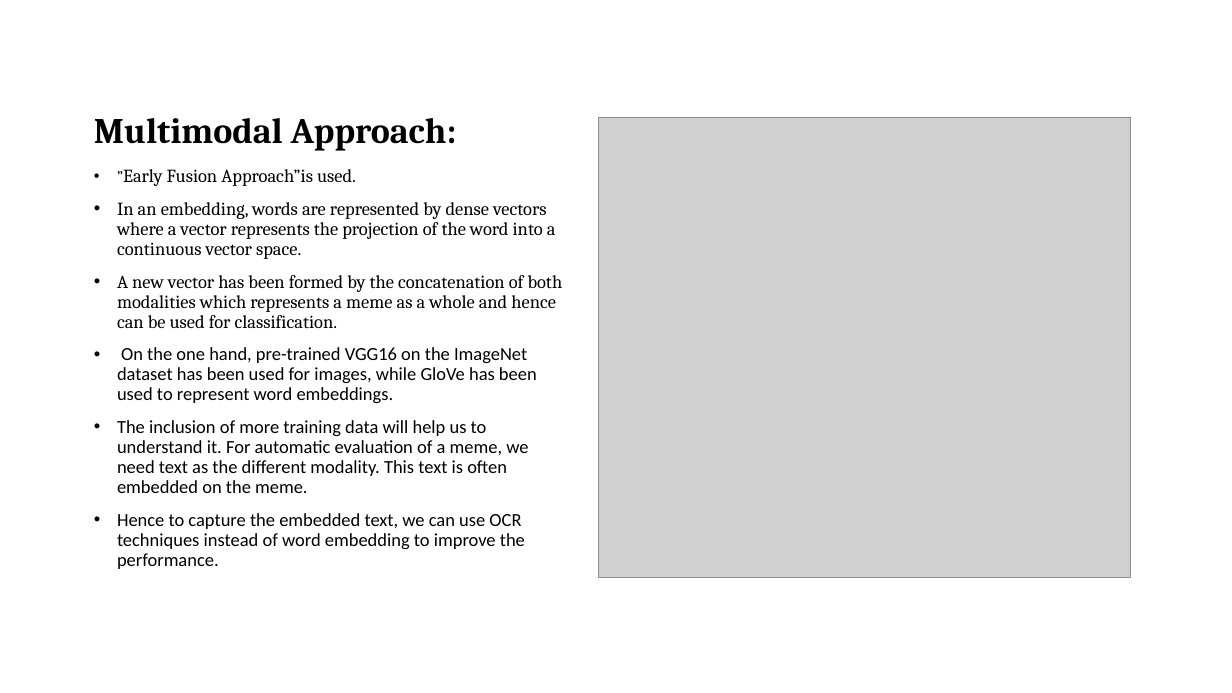
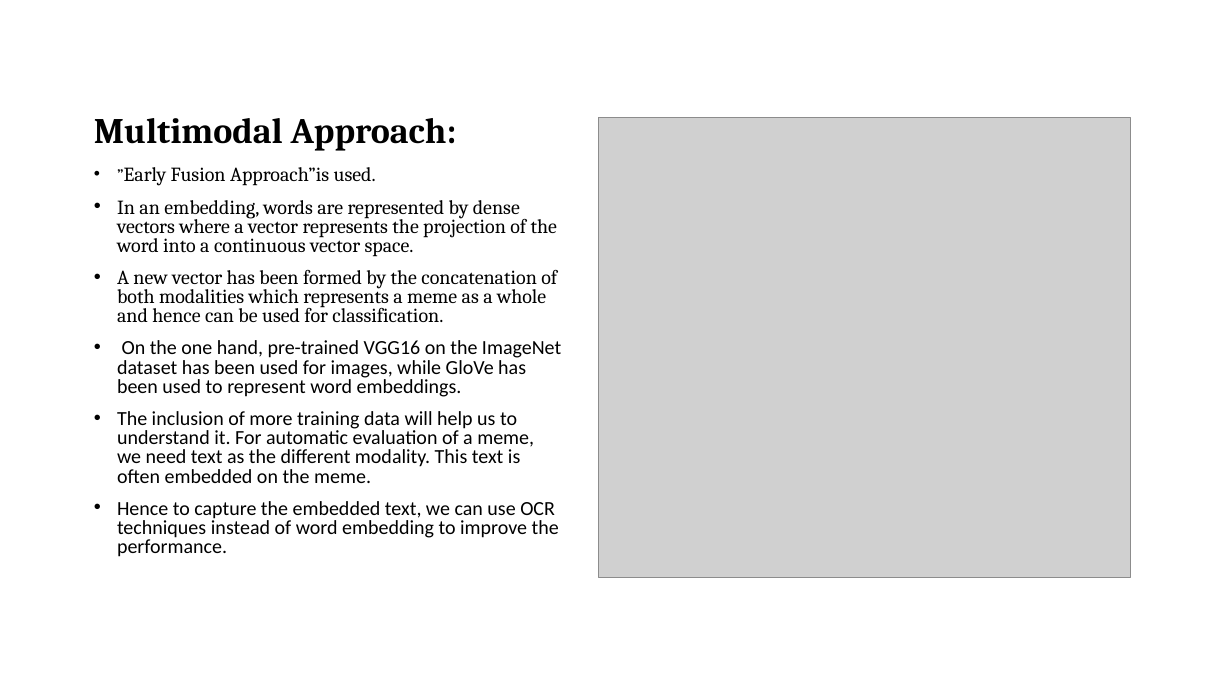
Before and after one commit to VarunBohara/Mini-Project-Documents, a slide deck: slide 14 of Literature Survey.pptx. Drawn at 1232x693 pixels with LibreOffice and Linux fonts; fonts in the diff are those of the drawing; grey boxes stand for pictures. Boxes give left, top, right and bottom in pixels: in the first picture for what was removed or moved away, otherwise in the second. Text is boxed around its words. In the diff, an @@ line names an element or a change of style, - is before the commit and + after.

```diff
--- a/Literature Survey.pptx
+++ b/Literature Survey.pptx
@@ text "”Early Fusion Approach”is used." at (117, 167, 561, 557): size 12.6 to 13.7 pt in "”Early"; size 14.4 to 15.6 pt; line spacing 0.9 to 0.8 @@
```
Also in this commit, not shown: 7 other slides changed.
